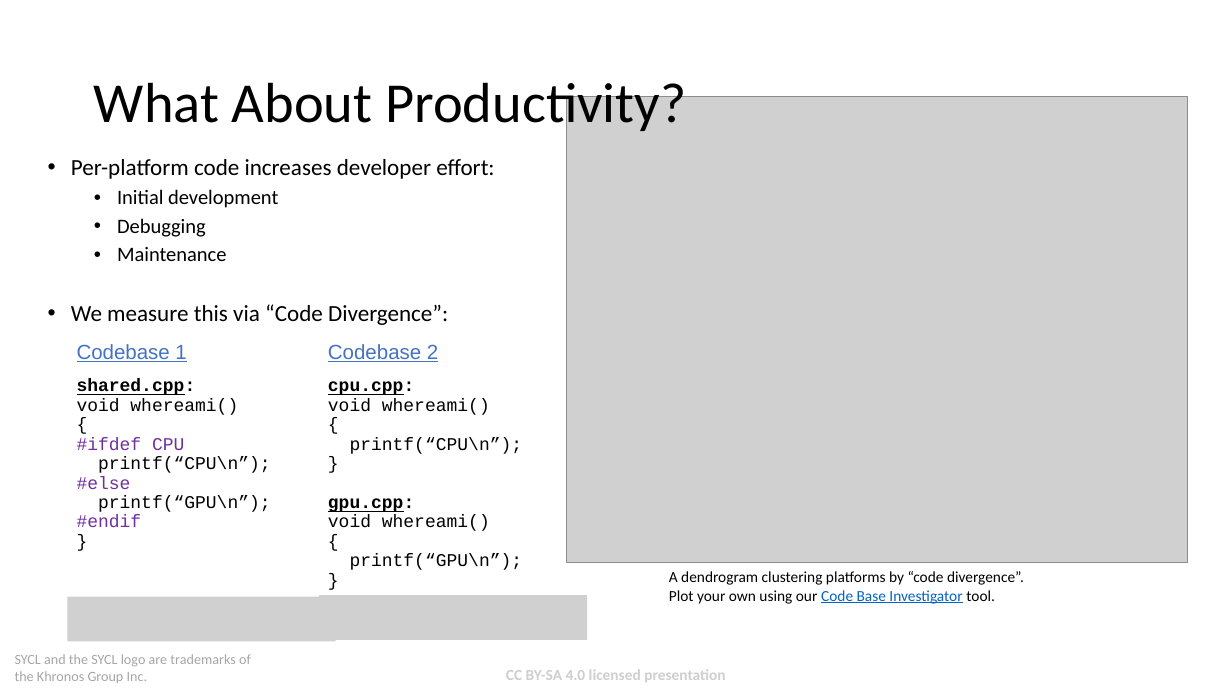
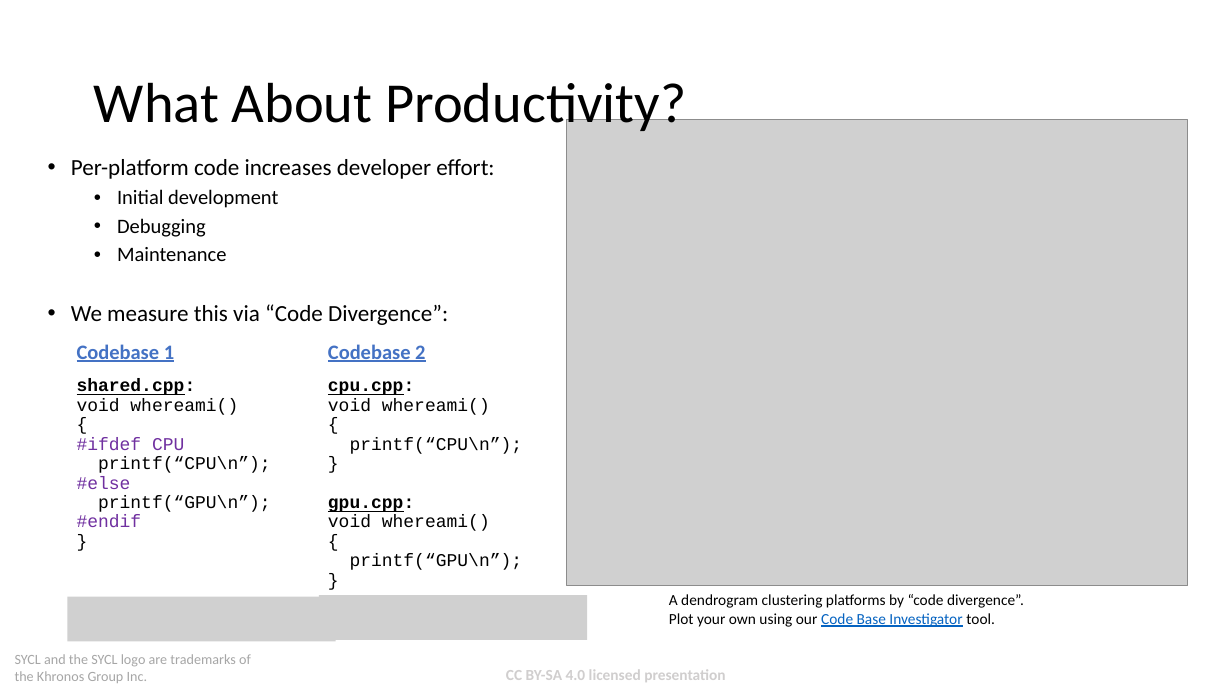
Before and after one commit to codeplaysoftware/syclacademy, a slide deck: slide 3 of Lesson_Materials/Lecture_18B_Think_Performance_Portable/Lecture_18B_Think_Performance_Portable.pptx. Drawn at 1232x693 pixels with LibreOffice and Linux fonts; fonts in the diff are those of the drawing; grey boxes stand for pictures; background and template pictures are left out. Boxes give left, top, right and bottom in pixels: in the first picture for what was removed or moved away, otherwise in the second. Text is boxed around its words. In the diff, an @@ line names an element or a change of style, - is before the commit and + after.

```diff
--- a/Lesson_Materials/Lecture_18B_Think_Performance_Portable/Lecture_18B_Think_Performance_Portable.pptx
+++ b/Lesson_Materials/Lecture_18B_Think_Performance_Portable/Lecture_18B_Think_Performance_Portable.pptx
@@ picture: place and size @@
-picture at [567,97,1188,563]
+picture at [567,120,1188,586]
@@ text at [77,344,174,362]: font Arial to Calibri, bold on in "Codebase 1" @@
@@ text at [328,344,425,362]: font Arial to Calibri, bold on in "Codebase 2" @@
@@ text "A dendrogram clustering platforms by ...": place and size @@
-text "A dendrogram clustering platforms by ..." at [669,571,1024,604]
+text "A dendrogram clustering platforms by ..." at [669,594,1024,627]
```
Also in this commit, not shown: 10 other slides changed, 1 other file.
